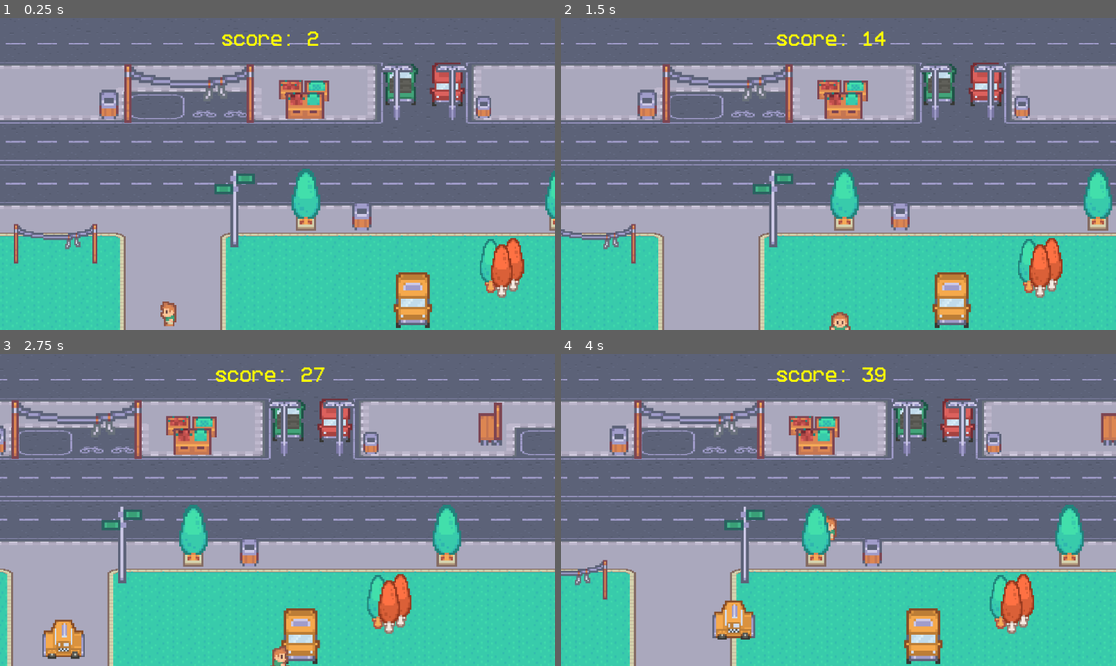
Above: before the commit, frames 1-4 (two rows, left to right).
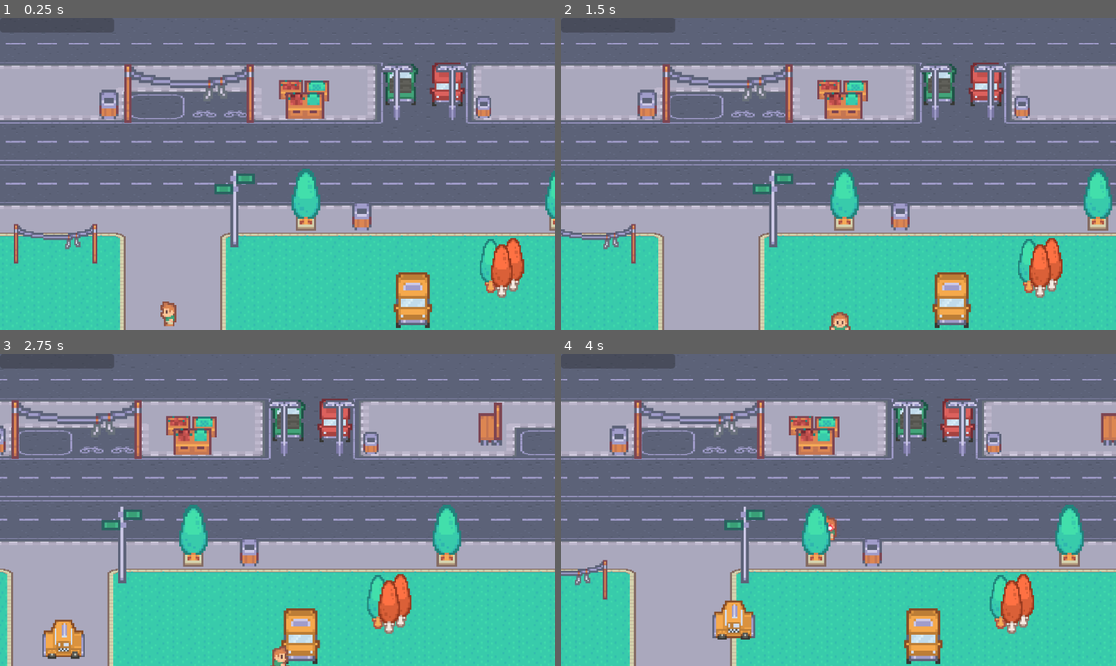
Above: after the commit, the same moments.

Repository: werfellimehdi00/roguelike
Game: Godot game, scene res://scenes/scene_1.tscn
Same seed, same stepped clock (60 frames per second), same inputs: the game is played once before the commit and once after it.
Inputs:
- Up to frame 1 (0.25 s): no input
- Up to frame 2 (1.5 s): hold Right (right) 0.53-1.28 s; tap Space (space) at 0.6, 1.35 s; hold Down (down) from 1.28 s (still down)
- Up to frame 3 (2.75 s): release Down (down) at 2.03 s; hold Right (right) from 2.03 s (still down); tap Space (space) at 2.1 s
- Up to frame 4 (4 s): release Right (right) at 2.78 s; hold Up (up) 2.78-3.53 s; tap Space (space) at 2.85, 3.6 s; hold Left (left) from 3.53 s (still down)

The runs differ from the first frame. In frame 1, 1.2% of the frame differs, in the area x 0-58%, y 0-9%; in frame 2, 1.3%; in frame 3, 1.3%; in frame 4, 1.3%, in the area x 0-59%, y 0-58%.

Commit message:
zedt exp system,exp bar,lvlup menu,upgrades

Diff:
--- a/car.gd
+++ b/car.gd
@@ -5,8 +5,9 @@
 var direction
 @export var speed = 00
 @export var damage_amount = 10
-var health:float
+var health:float = 20
 var player = null
+var xp_item_scene = preload("res://xp_item.tscn")
 var colors = [preload("res://graphics/cars/green.png"),
 				 preload("res://graphics/cars/red.png")
 			   ,preload("res://graphics/cars/yellow.png")]
--- a/global.gd
+++ b/global.gd
@@ -1,11 +1,31 @@
 extends Node
 
-var score: int
-# Called when the node enters the scene tree for the first time.
-func _ready() -> void:
-	pass # Replace with function body.
+# Stats
+var score: int = 0
+var current_xp: int = 0
+var current_level: int = 1
+var xp_to_next_level: int = 50 # Level 1 requirement
 
+func add_xp(amount: int):
+	current_xp += amount
+	print("XP Gained! Current: ", current_xp, "/", xp_to_next_level)
 
-# Called every frame. 'delta' is the elapsed time since the previous frame.
-func _process(_delta: float) -> void:
-	pass
+	# Check for Level Up
+	if current_xp >= xp_to_next_level:
+		level_up()
+
+func level_up():
+	current_level += 1
+
+	# Carry over extra XP (e.g., if you have 55/50, you start next level with 5)
+	current_xp -= xp_to_next_level
+
+	# Increase the difficulty for the next level (Exponential growth)
+	# Level 1: 50 | Level 2: 110 | Level 3: 180...
+	xp_to_next_level = int(xp_to_next_level * 1.2) + 50
+	get_tree().paused = true
+	print("LEVEL UP! You are now Level: ", current_level)
+	var menu_scene = preload("res://level_up_menu.tscn").instantiate()
+	get_tree().root.add_child(menu_scene)
+	# We will trigger the Choice Menu here later!
+	# get_tree().paused = true
--- a/healthcomponent.gd
+++ b/healthcomponent.gd
@@ -1,5 +1,8 @@
 extends Node2D
 class_name Healthcomponent
+
+
+var xp_item_scene = preload("res://xp_item.tscn")
 @export var max_health:=100
 var health:float
 
@@ -42,11 +45,14 @@
 			# Use the path to your menu scene
 			get_tree().call_deferred("change_scene_to_file", "res://interface_1.tscn")
 		else:
+			var loot = xp_item_scene.instantiate()
+			loot.global_position = get_parent().global_position
+			get_tree().root.call_deferred("add_child", loot)
 			var particles = parent.get_node_or_null("deathParticles")
 			if particles:
 				parent.remove_child(particles)
 				particles.emitting = true
-				get_tree().root.add_child(particles)
+				get_tree().root.call_deferred("add_child", particles)
 				particles.global_position = parent.global_position
 			# Increment score in Global script before freeing the car
 			Global.score += 10
--- /dev/null
+++ b/level_up_menu.gd
@@ -0,0 +1,25 @@
+extends CanvasLayer
+
+func _ready():
+	# Connect the buttons to their functions
+	$CenterContainer/VBoxContainer/HBoxContainer/Option1.pressed.connect(_on_option_selected.bind("speed"))
+	$CenterContainer/VBoxContainer/HBoxContainer/Option2.pressed.connect(_on_option_selected.bind("fire_rate"))
+	$CenterContainer/VBoxContainer/HBoxContainer/Option3.pressed.connect(_on_option_selected.bind("health"))
+
+func _on_option_selected(type):
+	var player = get_tree().get_first_node_in_group("player")
+
+	if player:
+		match type:
+			"speed":
+				player.speed += 200
+			"fire_rate":
+				# Assuming you have a shoot timer on your player
+				player.fire_rate *= 0.2
+				print("New fire rate: ", player.fire_rate)
+			"health":
+				player.get_node("Healthcomponent").health += 20
+
+	# Close the menu and unpause the game
+	get_tree().paused = false
+	queue_free()
--- /dev/null
+++ b/level_up_menu.tscn
@@ -0,0 +1,91 @@
+[gd_scene format=3 uid="uid://d3emtm15b3fhx"]
+
+[ext_resource type="Script" uid="uid://qlv8eqp6a2ue" path="res://level_up_menu.gd" id="1_25e3i"]
+[ext_resource type="FontFile" uid="uid://hqpa84d2dqvp" path="res://fonts/Better VCR 9.0.1.ttf" id="2_j46r6"]
+
+[sub_resource type="StyleBoxFlat" id="StyleBoxFlat_nysvr"]
+border_width_left = 4
+border_width_top = 4
+border_width_right = 4
+border_width_bottom = 4
+corner_radius_top_left = 10
+corner_radius_top_right = 10
+corner_radius_bottom_right = 10
+corner_radius_bottom_left = 10
+
+[sub_resource type="StyleBoxFlat" id="StyleBoxFlat_rmkxh"]
+bg_color = Color(0.7466999, 0.494, 0.76, 0.54509807)
+border_width_left = 4
+border_width_top = 4
+border_width_right = 4
+border_width_bottom = 4
+corner_radius_top_left = 10
+corner_radius_top_right = 10
+corner_radius_bottom_right = 10
+corner_radius_bottom_left = 10
+
+[node name="LevelUpMenu" type="CanvasLayer" unique_id=1783691397]
+process_mode = 3
+script = ExtResource("1_25e3i")
+
+[node name="ColorRect" type="ColorRect" parent="." unique_id=1117851294]
+anchors_preset = 15
+anchor_right = 1.0
+anchor_bottom = 1.0
+grow_horizontal = 2
+grow_vertical = 2
+color = Color(0, 0, 0, 0.59607846)
+
+[node name="CenterContainer" type="CenterContainer" parent="." unique_id=640134335]
+anchors_preset = 8
+anchor_left = 0.5
+anchor_top = 0.5
+anchor_right = 0.5
+anchor_bottom = 0.5
+offset_left = -320.0
+offset_top = -182.0
+offset_right = 320.0
+offset_bottom = 182.0
+grow_horizontal = 2
+grow_vertical = 2
+
+[node name="VBoxContainer" type="VBoxContainer" parent="CenterContainer" unique_id=1938912977]
+layout_mode = 2
+
+[node name="LEVELUP" type="Label" parent="CenterContainer/VBoxContainer" unique_id=1651657163]
+layout_mode = 2
+theme_override_fonts/font = ExtResource("2_j46r6")
+theme_override_font_sizes/font_size = 48
+text = "!!!LEVEL UP!!!"
+horizontal_alignment = 1
+
+[node name="HBoxContainer" type="HBoxContainer" parent="CenterContainer/VBoxContainer" unique_id=1912470148]
+layout_mode = 2
+theme_override_constants/separation = 20
+alignment = 1
+
+[node name="Option1" type="Button" parent="CenterContainer/VBoxContainer/HBoxContainer" unique_id=1459940502]
+custom_minimum_size = Vector2(200, 300)
+layout_mode = 2
+theme_override_styles/normal = SubResource("StyleBoxFlat_nysvr")
+theme_override_styles/hover_mirrored = SubResource("StyleBoxFlat_rmkxh")
+text = "\"Overclock\"
+
++50 Movement Speed"
+
+[node name="Option2" type="Button" parent="CenterContainer/VBoxContainer/HBoxContainer" unique_id=1567999500]
+custom_minimum_size = Vector2(200, 300)
+layout_mode = 2
+theme_override_styles/normal = SubResource("StyleBoxFlat_nysvr")
+theme_override_styles/hover_mirrored = SubResource("StyleBoxFlat_rmkxh")
+text = "\"Turbo Loader\"
+
+-20% Reload Time"
+
+[node name="Option3" type="Button" parent="CenterContainer/VBoxContainer/HBoxContainer" unique_id=1219483838]
+custom_minimum_size = Vector2(200, 300)
+layout_mode = 2
+theme_override_styles/normal = SubResource("StyleBoxFlat_nysvr")
+theme_override_styles/hover_mirrored = SubResource("StyleBoxFlat_rmkxh")
+text = "\"Reinforced Chassis\"
++20 Health²"
--- a/scenes/player.gd
+++ b/scenes/player.gd
@@ -61,4 +61,8 @@
 		var bullet = bullet_scene.instantiate()
 		bullet.global_position = global_position
 		bullet.target = nearest_enemy
-		get_tree().root.add_child(bullet)
+		var objects_node = get_tree().current_scene.get_node_or_null("objects")
+		if objects_node:
+			objects_node.add_child(bullet)
+		else:
+			get_tree().root.add_child(bullet)
--- a/scenes/scene_1.gd
+++ b/scenes/scene_1.gd
@@ -10,17 +10,25 @@
 
 func _ready()-> void:
 	player = get_tree().get_first_node_in_group("player")
+	$CanvasLayer/XPBar.max_value = Global.xp_to_next_level
+	$CanvasLayer/XPBar.value = Global.current_xp
+
 
 
 func go_title():
 	get_tree().change_scene_to_file("res://interface_1.tscn")
 
-
+func _process(_delta: float) -> void:
+	# Keep the UI synced with the Global variables
+	if has_node("CanvasLayer/XPBar"):
+		$CanvasLayer/XPBar.max_value = Global.xp_to_next_level
+		$CanvasLayer/XPBar.value = Global.current_xp
+	if has_node("CanvasLayer/Label"):
+		$CanvasLayer/Label.text = "Score: " + str(Global.score)
 
 func get_random_spawn_position() -> Vector2:
-	var max_attempts = 10 # Don't loop forever if the map is too crowded
+	var max_attempts = 5 # Don't loop forever if the map is too crowded
 	for i in range(max_attempts):
-		print("Player is currently at: ", player.global_position)
 	# 1. Choose a random direction (TAU = 360 degrees)
 		var random_angle = randf() * TAU
 		var direction = Vector2(cos(random_angle), sin(random_angle))
@@ -28,8 +36,9 @@
 		# 3. Ask the physics engine: "Is this spot clear?"
 		if is_spot_empty(test_pos):
 			return test_pos
-	var fallback_angle = randf() * TAU
-	return player.global_position + (Vector2(cos(fallback_angle), sin(fallback_angle)) * 350.0)
+	#var fallback_angle = randf() * TAU
+	#return player.global_position + (Vector2(cos(fallback_angle), sin(fallback_angle)) * 350.0)
+	return Vector2.ZERO
 
 
 func is_spot_empty(pos: Vector2) -> bool:
@@ -59,8 +68,3 @@
 		var car = carscene.instantiate()
 		car.global_position = spawn_pos
 		$objects.add_child(car)
-
-
-func _on_scoretimer_timeout() -> void:
-	score += 1
-	$CanvasLayer/Label.text = "score: " + str(score)
--- a/scenes/scene_1.tscn
+++ b/scenes/scene_1.tscn
@@ -24,7 +24,6 @@
 [ext_resource type="Texture2D" uid="uid://d0so81ys3820n" path="res://graphics/objects/tree1.png" id="22_h6lou"]
 [ext_resource type="Texture2D" uid="uid://y3ndpd5bhsi3" path="res://graphics/objects/tree2.png" id="23_vftmf"]
 [ext_resource type="Texture2D" uid="uid://d0dya2slufckd" path="res://graphics/cars/green.png" id="24_yjkps"]
-[ext_resource type="FontFile" uid="uid://hqpa84d2dqvp" path="res://fonts/Better VCR 9.0.1.ttf" id="25_8hjx7"]
 
 [sub_resource type="RectangleShape2D" id="RectangleShape2D_1sc87"]
 size = Vector2(75, 12)
@@ -48,10 +47,6 @@
 
 [node name="cartimer" type="Timer" parent="timer" unique_id=314053312]
 wait_time = 2.634
-autostart = true
-
-[node name="scoretimer" type="Timer" parent="timer" unique_id=623665602]
-wait_time = 0.1
 autostart = true
 
 [node name="objects" type="Node2D" parent="." unique_id=2038865737]
@@ -405,21 +400,10 @@
 
 [node name="CanvasLayer" type="CanvasLayer" parent="." unique_id=934523451]
 
-[node name="Label" type="Label" parent="CanvasLayer" unique_id=2087170604]
-modulate = Color(1, 1, 0, 1)
-anchors_preset = -1
-anchor_left = 0.5
-anchor_top = 0.015
-anchor_right = 0.5
-anchor_bottom = 0.045
-offset_left = -105.0
-offset_top = 13.280001
-offset_right = 74.0
-offset_bottom = 37.839996
-grow_horizontal = 2
-theme_override_fonts/font = ExtResource("25_8hjx7")
-theme_override_font_sizes/font_size = 34
-text = "score: "
+[node name="XPBar" type="ProgressBar" parent="CanvasLayer" unique_id=2031406966]
+offset_right = 237.0
+offset_bottom = 30.0
+max_value = 50.0
+show_percentage = false
 
 [connection signal="timeout" from="timer/cartimer" to="." method="_on_cartimer_timeout"]
-[connection signal="timeout" from="timer/scoretimer" to="." method="_on_scoretimer_timeout"]
--- /dev/null
+++ b/xp_item.gd
@@ -0,0 +1,17 @@
+extends Area2D
+
+@export var xp_value : int = 10
+
+func _ready():
+	# Connect the signal that detects when a body enters the area
+	body_entered.connect(_on_body_entered)
+
+func _on_body_entered(body):
+	# Check if the body that touched us is the Player
+	if body.name == "Player":
+		# 1. Tell the player (or Global script) to gain XP
+		if Global.has_method("add_xp"):
+			Global.add_xp(10)
+
+		# 2. Remove the battery from the world
+		queue_free()
--- /dev/null
+++ b/xp_item.tscn
@@ -0,0 +1,18 @@
+[gd_scene format=3 uid="uid://dscipsaqux4yc"]
+
+[ext_resource type="Script" uid="uid://c82y1vryydtql" path="res://xp_item.gd" id="1_144eh"]
+[ext_resource type="Texture2D" uid="uid://chkmetqlhcf7l" path="res://graphics/objects/pickup.png" id="1_d0rvm"]
+
+[sub_resource type="CircleShape2D" id="CircleShape2D_144eh"]
+radius = 16.03122
+
+[node name="XPItem" type="Area2D" unique_id=1483024849]
+collision_layer = 32
+collision_mask = 4
+script = ExtResource("1_144eh")
+
+[node name="Sprite2D" type="Sprite2D" parent="." unique_id=276448162]
+texture = ExtResource("1_d0rvm")
+
+[node name="CollisionShape2D" type="CollisionShape2D" parent="." unique_id=704099674]
+shape = SubResource("CircleShape2D_144eh")
Binary file added: graphics/objects/pickup.png
Not shown, added: graphics/objects/pickup.png.import
Not shown, added: level_up_menu.gd.uid
Not shown, added: xp_item.gd.uid
